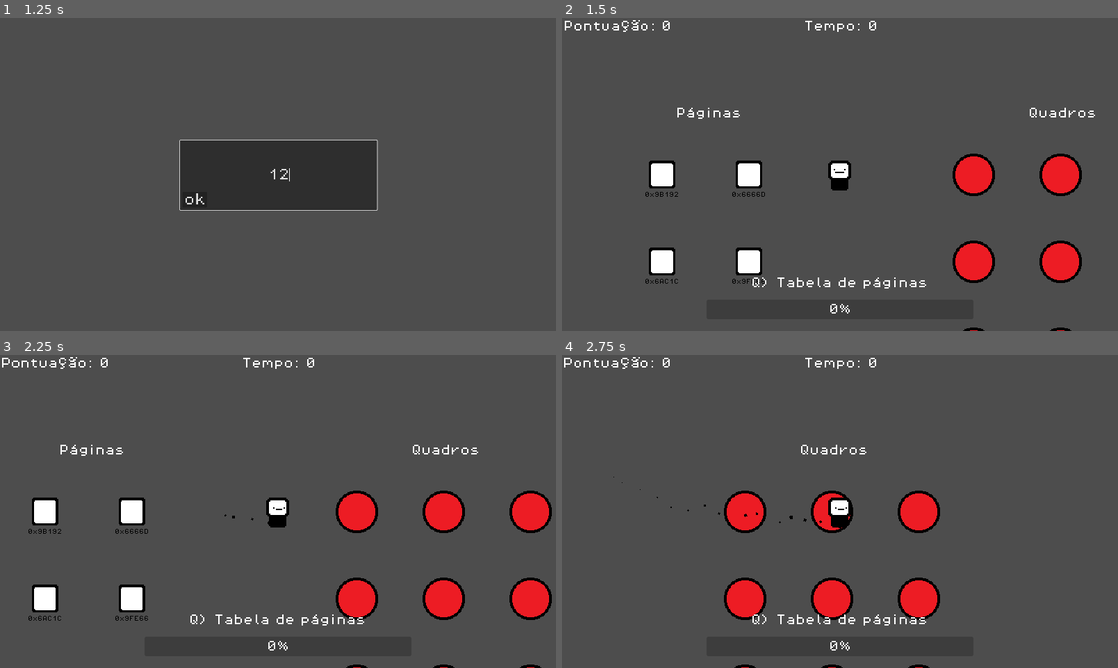
Above: before the commit, frames 1-4 (two rows, left to right).
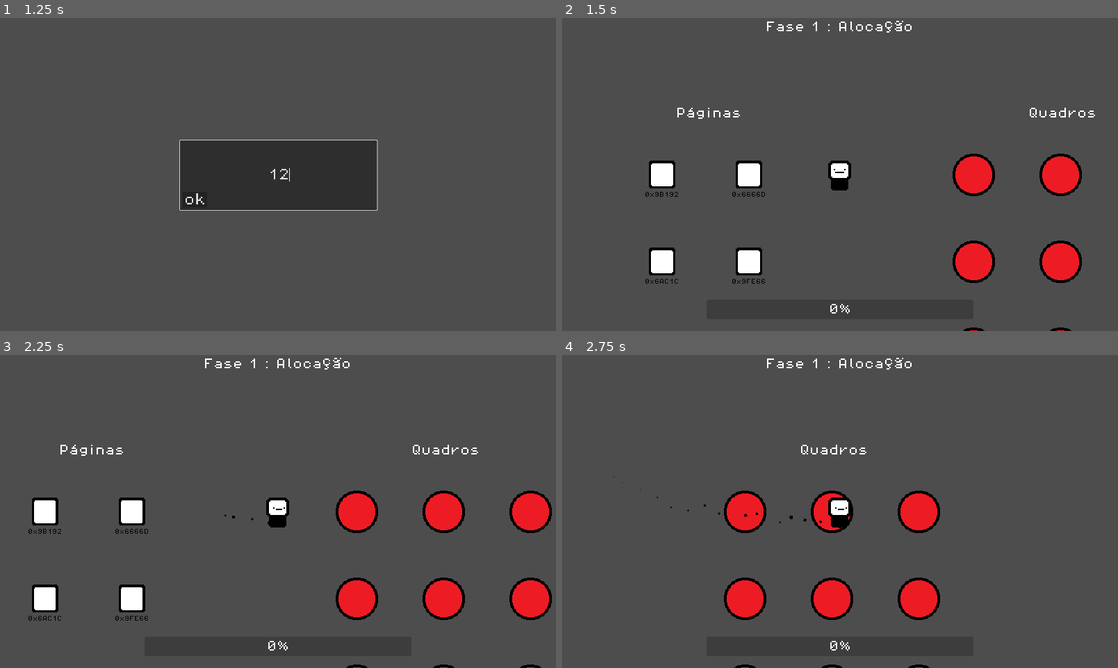
Above: after the commit, the same moments.

Repository: hugobiella/bit-memory
Game: Godot game, scene res://scenes/game.tscn
Same seed, same stepped clock (60 frames per second), same inputs: the game is played once before the commit and once after it.
Inputs (mouse positions are in pixels of both pictures, inside the frame that each line leads up to):
- Up to frame 1 (1.25 s): click (278, 174) at 0.52 s; type "12" at 0.6 s
- Up to frame 2 (1.5 s): click "ok" at 1.25 s
- Up to frame 3 (2.25 s): tap Enter at 2 s; hold D (move_right) from 2.03 s (still down); hold E (interact) from 2.03 s (still down)
- Up to frame 4 (2.75 s): keep holding D (move_right); keep holding E (interact)

Frame 1 is identical in both runs. In frame 2, 0.7% of the frame differs, in the area x 0-66%, y 0-87%; in frame 3, 0.7%; in frame 4, 0.7%.

Commit message:
updates 13/11

Diff:
--- a/new-game-project/scenes/game.tscn
+++ b/new-game-project/scenes/game.tscn
@@ -1,8 +1,7 @@
-[gd_scene load_steps=8 format=3 uid="uid://c2s5725v4o3c8"]
+[gd_scene load_steps=7 format=3 uid="uid://c2s5725v4o3c8"]
 
 [ext_resource type="PackedScene" uid="uid://dpf6de5imqxlt" path="res://scenes/player.tscn" id="1_1hgf2"]
 [ext_resource type="Script" path="res://scripts/game.gd" id="1_fpu7j"]
-[ext_resource type="Script" path="res://scripts/score_label.gd" id="3_0qtxr"]
 [ext_resource type="PackedScene" uid="uid://bf2r4iw1hqxy7" path="res://scenes/package_generator.tscn" id="3_xmbt7"]
 [ext_resource type="PackedScene" uid="uid://cscqtspqth4ol" path="res://scenes/score_generator.tscn" id="4_00sjm"]
 [ext_resource type="FontFile" uid="uid://chocn6vghi480" path="res://assets/PixelOperator8.ttf" id="6_3ty46"]
@@ -16,23 +15,6 @@
 [node name="Camera2D" type="Camera2D" parent="player"]
 zoom = Vector2(0.2, 0.2)
 
-[node name="Label" type="Label" parent="player/Camera2D"]
-offset_left = -104.0
-offset_top = -443.0
-offset_right = 108.0
-offset_bottom = -411.0
-theme_override_font_sizes/font_size = 32
-text = "Tempo: 0"
-
-[node name="ScoreLabel" type="Label" parent="player/Camera2D"]
-offset_left = -797.0
-offset_top = -443.0
-offset_right = -593.0
-offset_bottom = -411.0
-theme_override_font_sizes/font_size = 32
-text = "Pontuação: 0"
-script = ExtResource("3_0qtxr")
-
 [node name="ProgressBar" type="ProgressBar" parent="player/Camera2D"]
 offset_left = -384.0
 offset_top = 360.0
@@ -43,14 +25,13 @@
 step = 1.0
 script = ExtResource("7_uax86")
 
-[node name="PageTableLabel" type="Label" parent="player/Camera2D"]
-offset_left = -256.0
-offset_top = 296.0
-offset_right = 252.0
-offset_bottom = 328.0
+[node name="Label" type="Label" parent="player/Camera2D"]
+offset_left = -213.0
+offset_top = -441.0
+offset_right = 211.0
+offset_bottom = -409.0
 theme_override_font_sizes/font_size = 32
-text = "Q) Tabela de páginas"
-horizontal_alignment = 1
+text = "Fase 1 : Alocação"
 
 [node name="PackageGenerator3" parent="." instance=ExtResource("3_xmbt7")]
 position = Vector2(-256, 0)
--- /dev/null
+++ b/new-game-project/scenes/phase2.tscn
@@ -0,0 +1,14 @@
+[gd_scene format=3 uid="uid://0e0jc2gyn2oi"]
+
+[node name="Phase2" type="Node2D"]
+
+[node name="Camera2D" type="Camera2D" parent="."]
+zoom = Vector2(0.2, 0.2)
+
+[node name="Label" type="Label" parent="Camera2D"]
+offset_left = -213.0
+offset_top = -441.0
+offset_right = 219.0
+offset_bottom = -409.0
+theme_override_font_sizes/font_size = 32
+text = "Fase 2 : Tradução"
--- a/new-game-project/scripts/progress_bar.gd
+++ b/new-game-project/scripts/progress_bar.gd
@@ -3,3 +3,6 @@
 func _process(_delta):
 	max_value = Globals.amount_to_generate
 	value = Globals.score
+
+	if value >= max_value && Globals.lock_player == false:
+		get_tree().change_scene_to_file("res://scenes/phase2.tscn")
--- a/new-game-project/scripts/score_label.gd
+++ /dev/null
@@ -1,3 +0,0 @@
-extends Label
-func _process(_delta):
-	text = "Pontuação: %s" % Globals.score
